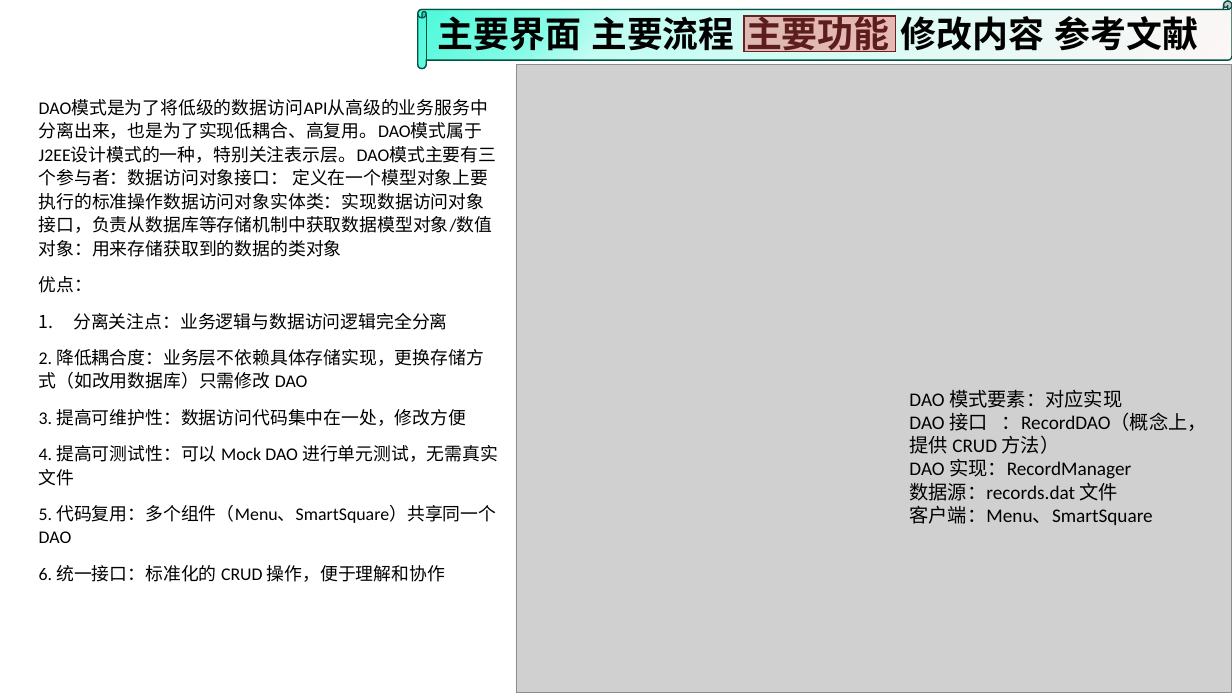
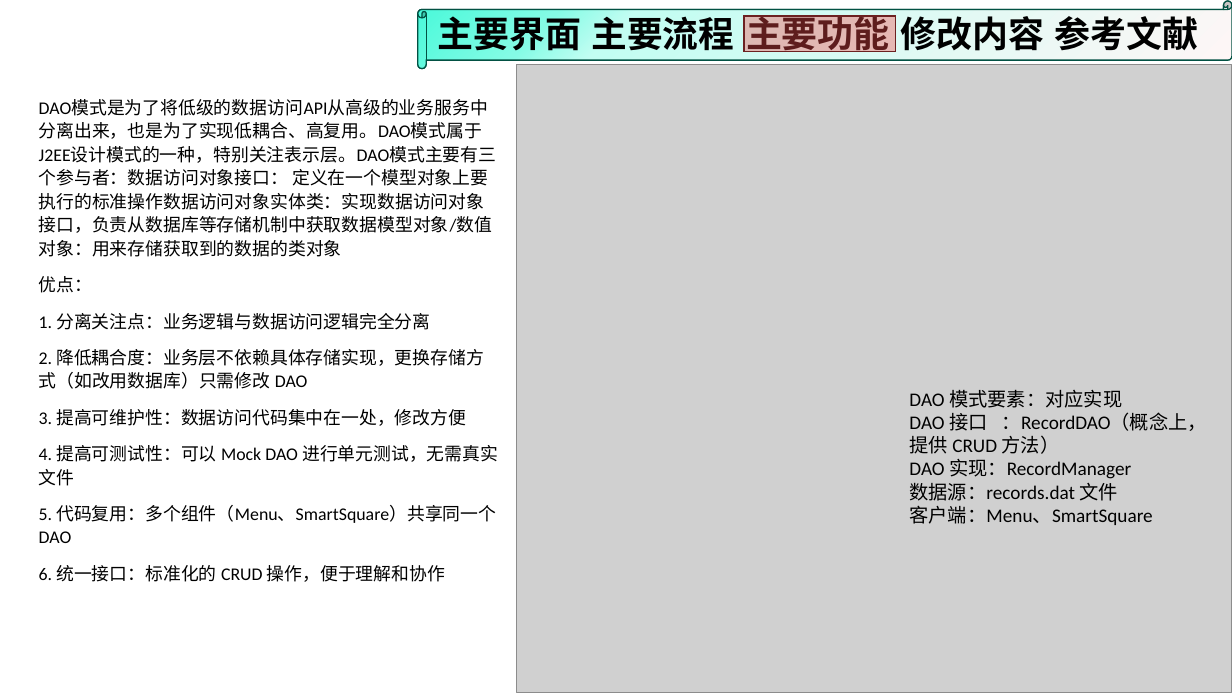
Before and after one commit to wzc506/mineswapper, a slide deck: slide 21 of uml.pptx. Drawn at 1232x693 pixels with LibreOffice and Linux fonts; fonts in the diff are those of the drawing; grey boxes stand for pictures; background and template pictures are left out. Boxes give left, top, right and bottom in pixels: in the first picture for what was removed or moved away, otherwise in the second. Text is boxed around its words. In the diff, an @@ line names an element or a change of style, - is before the commit and + after.

```diff
--- a/uml.pptx
+++ b/uml.pptx
@@ text at bbox=[39, 313, 430, 330]: text changed @@
-1. 分离关注点：业务逻辑与数据访问逻辑完全分离
+1. 分离关注点：业务逻辑与数据访问逻辑完全分离
```
Also in this commit, not shown: 6 other slides changed, 2 other files.
